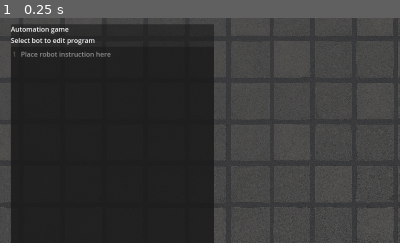
Above: before the commit, frame 1.
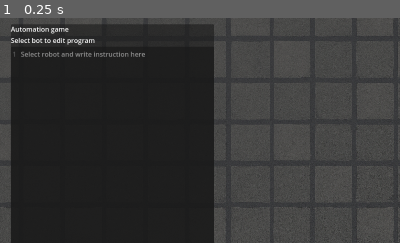
Above: after the commit, the same moment.

Repository: seriousdev-gh/automation-game
Game: Godot game, scene res://scenes/main.tscn
The game is run twice, just before and just after one commit, with the same random seed, the same clock (stepped at 60 frames per second) and the same inputs.
Inputs:
- Up to frame 1 (0.25 s): no input
The pictures show only the part of the screen within x 0-50%, y 0-50%; the shares and areas given below are measured in that part.

The runs differ from the first frame. In frame 1, 0.4% of the frame differs, in the area x 5-37%, y 14-18%.

Commit message:
stop game when items collide disable code editor when bot is not selected

Diff:
--- a/entities/bot/bot.gd
+++ b/entities/bot/bot.gd
@@ -76,10 +76,7 @@
 		"down": move_to_position(Vector2.DOWN * size, duration)
 		"cw": rotate_to_angle(PI/2.0, duration)
 		"ccw": rotate_to_angle(-PI/2.0, duration)
-		"grab":
-			if $reachRaycast.is_colliding():
-				var target = $reachRaycast.get_collider().get_owner()
-				grab_item(target)
+		"grab": grab_item()
 		"release":
 			if held_item:
 				held_item.snapToGrid()
@@ -113,12 +110,26 @@
 		.set_ease(Tween.EASE_IN_OUT)
 
 
-func grab_item(item: Node2D):
+func grab_item():
 	if held_item:
 		return
 
-	held_item = item
-	grab_rotation = global_rotation - item.global_rotation
+	var target = null
+
+	var query = PhysicsPointQueryParameters2D.new()
+	query.position = global_position + grab_offset
+	query.collide_with_areas = true
+	query.collision_mask = 0b10
+	var results = get_world_2d().direct_space_state.intersect_point(query)
+	for result in results:
+		if result.collider.is_in_group("draggable"):
+			target = result.collider.get_owner()
+
+	if !target:
+		return
+
+	held_item = target
+	grab_rotation = global_rotation - target.global_rotation
 
 func _process(_delta):
 	if held_item:
@@ -139,3 +150,8 @@
 
 func load_from(data):
 	program_text = data["program_text"]
+
+
+func _on_area_2d_area_entered(area: Area2D) -> void:
+	if area.is_in_group("dynamic_item"):
+		get_tree().get_root().get_node("main").on_dynamic_item_collision()
--- a/entities/bot/bot.tscn
+++ b/entities/bot/bot.tscn
@@ -1,14 +1,19 @@
-[gd_scene load_steps=4 format=3 uid="uid://c22a2mqj5d4fv"]
+[gd_scene load_steps=5 format=3 uid="uid://c22a2mqj5d4fv"]
 
 [ext_resource type="Texture2D" uid="uid://b22ph5k10i6nu" path="res://entities/bot/robot_front.png" id="1_cwism"]
 [ext_resource type="Script" uid="uid://d3wjpow4loaxi" path="res://entities/bot/bot.gd" id="1_qpkb6"]
 
 [sub_resource type="RectangleShape2D" id="RectangleShape2D_cwism"]
-size = Vector2(100, 100)
+size = Vector2(90, 90)
+
+[sub_resource type="CircleShape2D" id="CircleShape2D_x15n6"]
+radius = 41.1947
 
 [node name="bot" type="Node2D"]
 z_index = 5
 script = ExtResource("1_qpkb6")
+metadata/_edit_vertical_guides_ = [-50.0]
+metadata/_edit_horizontal_guides_ = [-50.0]
 
 [node name="RobotFront" type="Sprite2D" parent="."]
 texture_filter = 2
@@ -16,15 +21,14 @@
 texture = ExtResource("1_cwism")
 
 [node name="Area2D" type="Area2D" parent="." groups=["draggable"]]
-visible = false
 
 [node name="CollisionShape2D" type="CollisionShape2D" parent="Area2D"]
 shape = SubResource("RectangleShape2D_cwism")
 
-[node name="reachRaycast" type="RayCast2D" parent="."]
-target_position = Vector2(0, -100)
-collision_mask = 2
-collide_with_areas = true
+[node name="Area2D2" type="Area2D" parent="." groups=["dynamic_item"]]
+
+[node name="CollisionShape2D" type="CollisionShape2D" parent="Area2D2"]
+shape = SubResource("CircleShape2D_x15n6")
 
 [node name="NameLabel" type="Label" parent="."]
 offset_left = -23.0
@@ -35,3 +39,5 @@
 text = "1"
 horizontal_alignment = 1
 vertical_alignment = 1
+
+[connection signal="area_entered" from="Area2D2" to="." method="_on_area_2d_area_entered"]
--- a/entities/item/item.gd
+++ b/entities/item/item.gd
@@ -64,3 +64,8 @@
 		"pos_y" : position.y,
 		"rotation": rotation,
 	}
+
+
+func _on_area_2d_area_entered(area: Area2D) -> void:
+	if area.is_in_group("dynamic_item"):
+		get_tree().get_root().get_node("main").on_dynamic_item_collision()
--- a/entities/item/item.tscn
+++ b/entities/item/item.tscn
@@ -20,9 +20,10 @@
 position = Vector2(-5, -39)
 polygon = PackedVector2Array(0, 10, 10, 10, 10, 0, 0, 0)
 
-[node name="Area2D" type="Area2D" parent="." groups=["draggable", "joinable"]]
+[node name="Area2D" type="Area2D" parent="." groups=["draggable", "dynamic_item", "joinable"]]
 collision_layer = 3
-collision_mask = 3
 
 [node name="CollisionShape2D" type="CollisionShape2D" parent="Area2D"]
 shape = SubResource("RectangleShape2D_f61xm")
+
+[connection signal="area_entered" from="Area2D" to="." method="_on_area_2d_area_entered"]
--- a/entities/item/item_spawn.gd
+++ b/entities/item/item_spawn.gd
@@ -9,8 +9,6 @@
 	pass
 
 func cycle(_dt):
-	print("Spawn cycle")
-	print($Area2D.get_overlapping_areas())
 	if $Area2D.get_overlapping_areas().is_empty():
 		var new_node = item_scene.instantiate()
 		new_node.global_position = global_position
--- a/project.godot
+++ b/project.godot
@@ -28,3 +28,4 @@
 [global_group]
 
 draggable=""
+dynamic_item="Items that could move and collide. COllision between two dynamic items is not allowed."
--- a/scenes/main.gd
+++ b/scenes/main.gd
@@ -1,23 +1,17 @@
 extends Node2D
+
+# TODO: rename spawn to input
 
 # z indexes:
 # ui > items > machines, bots > item spawns
 
-
-# delay some logic depending on timer by one frame, to syncronize things
-var timer_timed_out = false
-
 func _ready() -> void:
 	update_selection()
 
-func _on_cycle_timer_timeout() -> void:
-	for item_spawn in $item_spawns.get_children():
-		item_spawn.cycle($cycleTimer.wait_time)
-	for machine in $machines.get_children():
-		machine.cycle($cycleTimer.wait_time)
-	timer_timed_out = true
-
 func _on_button_start_pressed() -> void:
+	if Globals.is_collided():
+		return
+
 	if Globals.is_stopped():
 		for bot in $bots.get_children():
 			bot.start_init()
@@ -34,16 +28,27 @@
 	%StatusLine.text = "Status: Running"
 
 func _on_button_pause_pressed() -> void:
-	if Globals.is_running():
-		for bot in $bots.get_children():
-			bot.anim_pause()
-		$cycleTimer.paused = true
-
+	if Globals.is_collided():
+		return
+
+	pause()
 	Globals.state = Globals.Paused
 	%StatusLine.text = "Status: Paused"
 
+func pause_and_fail():
+	pause()
+	Globals.state = Globals.Collided
+	%StatusLine.text = "Status: Collision is not allowed"
+
+func pause():
+	if Globals.is_running():
+		for bot in $bots.get_children():
+			bot.anim_pause()
+
+	$cycleTimer.paused = true
+
 func _on_button_reset_pressed() -> void:
-	if Globals.is_running() || Globals.is_paused():
+	if !Globals.is_stopped():
 		for bot in $bots.get_children():
 			bot.reset()
 		for item in $items.get_children():
@@ -85,7 +90,7 @@
 			return
 
 func check_collision(item: Node2D) -> bool:
-	var item_collider = item.find_child("Area2D", false)
+	var item_collider = item.get_node("Area2D")
 
 	var results = item_collider.get_overlapping_areas()
 	for result in results:
@@ -136,18 +141,20 @@
 func update_selection():
 	if !selected_node || selected_node.kind() != "bots":
 		%CodeEdit.text = ""
+		%CodeEdit.editable = false
 		%RobotInfo.text = "Select bot to edit program"
 		return
 
+	%CodeEdit.editable = true
 	%CodeEdit.text = selected_node.program_text
 	%RobotInfo.text = "Selected bot: " + str(selected_node.name)
 
+	# fix missing caret, it is known issue in godot
+	%CodeEdit.grab_focus()
+	%CodeEdit.set_caret_blink_enabled(true)
+
+
 func _process(_delta):
-	if timer_timed_out:
-		timer_timed_out = false
-		for bot in $bots.get_children():
-			bot.cycle($cycleTimer.wait_time)
-
 	if dragged_node:
 		dragged_node.global_position = get_global_mouse_position() + drag_offset
 		if dragged_node.has_method("updateAttachedTransformsSelf"):
@@ -162,7 +169,7 @@
 		selected_node.program_text = %CodeEdit.text
 
 func in_play_area(node: Node2D) -> bool:
-	var area = node.find_child("Area2D")
+	var area = node.get_node("Area2D")
 	return !$DespawnArea.overlaps_area(area) && !$DespawnArea2.overlaps_area(area)
 
 
@@ -173,7 +180,7 @@
 	for i in $bots.get_children().size():
 		var bot = $bots.get_child(i)
 		bot.name = str(i + 1)
-		bot.find_child("NameLabel").text = str(i + 1)
+		bot.get_node("NameLabel").text = str(i + 1)
 
 	update_selection()
 
@@ -184,7 +191,7 @@
 
 func node_create_started(new_node: Node2D) -> void:
 	dragged_node_new = true
-	find_child(new_node.kind()).add_child(new_node)
+	get_node(new_node.kind()).add_child(new_node)
 	start_drag(new_node)
 	select(new_node)
 
@@ -249,3 +256,7 @@
 		load_game("level")
 		deselect()
 		update_selection()
+
+func on_dynamic_item_collision():
+	if Globals.is_running():
+		pause_and_fail()
--- a/scenes/main.tscn
+++ b/scenes/main.tscn
@@ -1,6 +1,7 @@
-[gd_scene load_steps=17 format=3 uid="uid://b4k8vrjb75hbj"]
+[gd_scene load_steps=18 format=3 uid="uid://b4k8vrjb75hbj"]
 
 [ext_resource type="Script" uid="uid://dabl04pop0u8t" path="res://scenes/main.gd" id="1_0wfyh"]
+[ext_resource type="Script" uid="uid://jc2bva44pk0x" path="res://scenes/main_timer.gd" id="2_eb6dy"]
 [ext_resource type="PackedScene" uid="uid://c22a2mqj5d4fv" path="res://entities/bot/bot.tscn" id="2_sugp2"]
 [ext_resource type="Texture2D" uid="uid://25mhcfwjwdgq" path="res://resources/floor.png" id="3_sugp2"]
 [ext_resource type="PackedScene" uid="uid://dl7of4uhgf2xp" path="res://entities/item/item.tscn" id="4_jyhfs"]
@@ -29,6 +30,7 @@
 
 [node name="cycleTimer" type="Timer" parent="."]
 wait_time = 0.3
+script = ExtResource("2_eb6dy")
 
 [node name="background" type="Node2D" parent="."]
 
@@ -63,12 +65,16 @@
 texture = ExtResource("3_sugp2")
 
 [node name="bots" type="Node" parent="."]
+unique_name_in_owner = true
 
 [node name="items" type="Node" parent="."]
+unique_name_in_owner = true
 
 [node name="machines" type="Node" parent="."]
+unique_name_in_owner = true
 
 [node name="item_spawns" type="Node" parent="."]
+unique_name_in_owner = true
 
 [node name="Selection" parent="." instance=ExtResource("4_tbgi4")]
 z_index = 100
@@ -118,7 +124,7 @@
 unique_name_in_owner = true
 layout_mode = 2
 size_flags_vertical = 3
-placeholder_text = "Place robot instruction here"
+placeholder_text = "Select robot and write instruction here"
 emoji_menu_enabled = false
 gutters_draw_line_numbers = true
 
@@ -214,7 +220,7 @@
 script = ExtResource("5_tefeu")
 spawn_scene = ExtResource("10_ya4ey")
 
-[connection signal="timeout" from="cycleTimer" to="." method="_on_cycle_timer_timeout"]
+[connection signal="timeout" from="cycleTimer" to="cycleTimer" method="_on_cycle_timer_timeout"]
 [connection signal="child_order_changed" from="bots" to="." method="_on_bots_child_order_changed"]
 [connection signal="text_changed" from="Control/PanelContainer/VBoxContainer/CodeEdit" to="." method="_on_code_edit_text_changed"]
 [connection signal="pressed" from="Control/PanelContainer/VBoxContainer/MarginContainer/PanelContainer/HBoxContainer/LoadButton" to="." method="_on_load_button_pressed"]
--- /dev/null
+++ b/scenes/main_timer.gd
@@ -0,0 +1,9 @@
+extends Timer
+
+func _on_cycle_timer_timeout() -> void:
+	for item_spawn in %item_spawns.get_children():
+		item_spawn.cycle(wait_time)
+	for machine in %machines.get_children():
+		machine.cycle(wait_time)
+	for bot in %bots.get_children():
+		bot.cycle(wait_time)
--- a/scripts/Globals.gd
+++ b/scripts/Globals.gd
@@ -1,7 +1,10 @@
 extends Node
 
-enum {Stopped, Running, Paused}
+enum {Stopped, Running, Paused, Collided}
 var state = Stopped
+
+func is_collided() -> bool:
+	return state == Collided
 
 func is_stopped() -> bool:
 	return state == Stopped
@@ -12,5 +15,6 @@
 func is_running() -> bool:
 	return state == Running
 
+
 func snapToGrid(node):
 	node.global_position = node.global_position.snapped(Vector2(100.0, 100.0))
--- a/scripts/create.gd
+++ b/scripts/create.gd
@@ -7,6 +7,9 @@
 signal on_node_create_finished
 
 func _on_gui_input(event: InputEvent) -> void:
+	if !Globals.is_stopped():
+		return
+
 	if event is InputEventMouseButton and event.button_index == MOUSE_BUTTON_LEFT:
 		if event.pressed:
 			var rect = get_global_rect()
Not shown, added: scenes/main_timer.gd.uid
